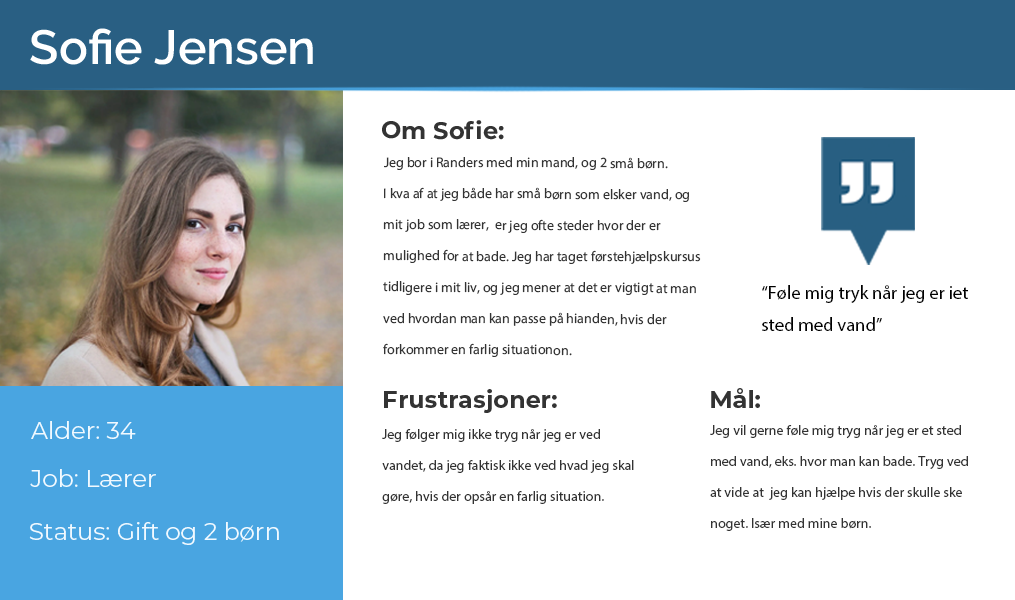
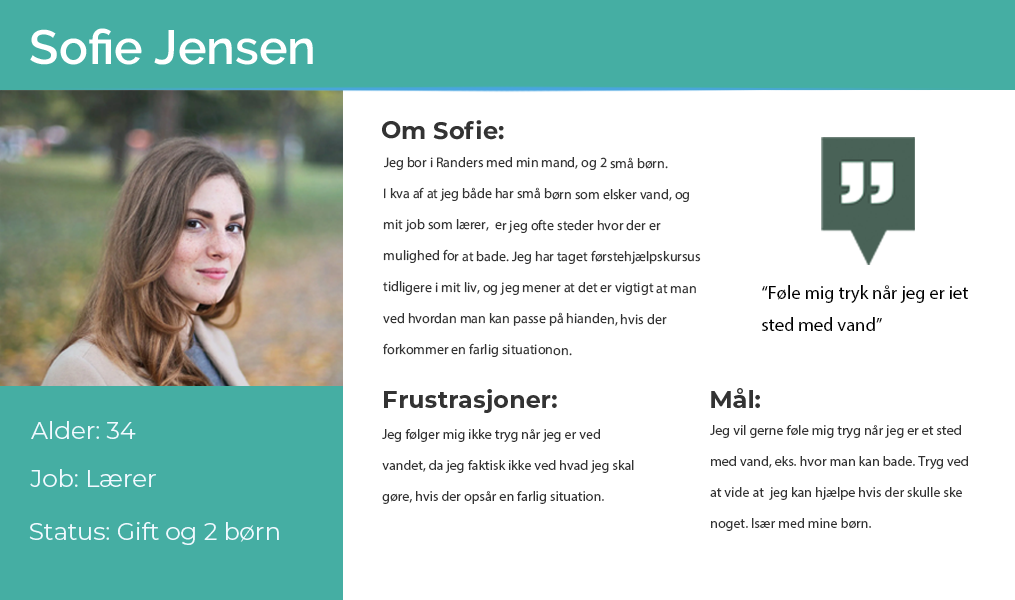
Comparing the layer stacks of the two 1015 x 600 images. Changes:
painted on "Layer 8" over left=821, top=137, right=915, bottom=265
painted on "Layer 1" over left=0, top=0, right=1015, bottom=90
painted on "Layer 4" over left=0, top=386, right=343, bottom=600
